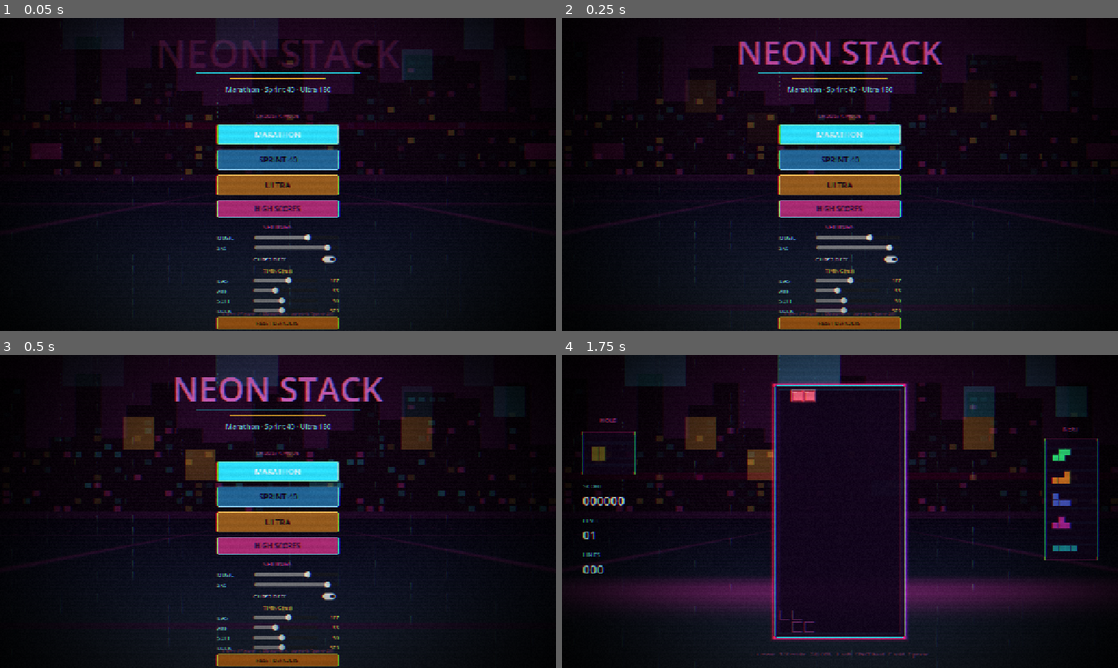
Above: before the commit, frames 1-4 (two rows, left to right).
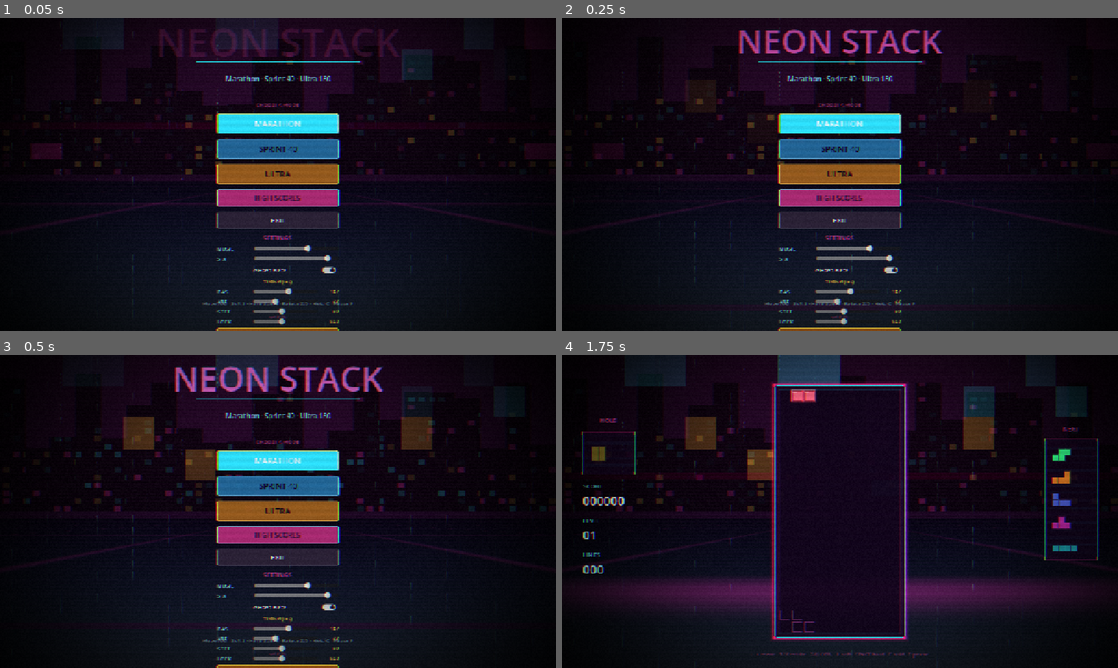
Above: after the commit, the same moments.

Repository: altraWeb/NeonStack
Game: Godot game, scene res://ui/main.tscn
Two runs of this game, one before a commit and one after it. Both use one fixed random seed, a clock stepped at 60 frames per second and the inputs below.
Inputs:
- Up to frame 1 (0.05 s): no input
- Up to frame 2 (0.25 s): no input
- Up to frame 3 (0.5 s): no input
- Up to frame 4 (1.75 s): hold D (move_right) 0.53-1.28 s; hold Space (hard_drop) 0.53-1.28 s; hold A (move_left) from 1.28 s (still down); tap C (hold) at 1.35 s

The runs differ from the first frame. In frame 1, 11% of the frame differs, in the area x 28-72%, y 3-100%; in frame 2, 12%; in frame 3, 12%, in the area x 31-69%, y 3-100%; in frame 4, nothing differs.
Error before the commit: Cannot call method 'set_input_as_handled' on a null value. (res://ui/title_screen.gd:137)
Error after the commit: Cannot call method 'set_input_as_handled' on a null value. (res://ui/title_screen.gd:152)

Commit message:
Ship Neon Stack v1.0.0 packaging: exit, version, controls, macOS export.
Add title EXIT/v1.0.0/controls hint, export preset + script, and release notes.

Diff:
--- a/project.godot
+++ b/project.godot
@@ -12,6 +12,7 @@
 
 config/name="Neon Stack"
 config/description="Cyberpunk guideline-inspired Tetris — Neon Stack"
+config/version="1.0.0"
 run/main_scene="res://ui/main.tscn"
 config/features=PackedStringArray("4.7", "Forward Plus")
 config/icon="res://icon.svg"
@@ -96,4 +97,5 @@
 [rendering]
 
 textures/canvas_textures/default_texture_filter=0
+textures/vram_compression/import_etc2_astc=true
 environment/defaults/default_clear_color=Color(0.04, 0.02, 0.08, 1)
--- a/ui/title_screen.gd
+++ b/ui/title_screen.gd
@@ -9,6 +9,8 @@
 @onready var sprint_btn: Button = %SprintButton
 @onready var ultra_btn: Button = %UltraButton
 @onready var scores_btn: Button = %ScoresButton
+@onready var exit_btn: Button = %ExitButton
+@onready var footer: Label = %Footer
 @onready var pulse_line: ColorRect = %PulseLine
 @onready var pulse_line_amber: ColorRect = %PulseLineAmber
 @onready var brand_ghost: Label = %BrandGhost
@@ -24,6 +26,9 @@
 	sprint_btn.pressed.connect(func(): start_pressed.emit(GameMode.sprint_40()))
 	ultra_btn.pressed.connect(func(): start_pressed.emit(GameMode.ultra_180()))
 	scores_btn.pressed.connect(func(): scores_pressed.emit())
+	exit_btn.pressed.connect(_quit)
+	var version := str(ProjectSettings.get_setting("application/config/version", "1.0.0"))
+	footer.text = "v%s" % version
 	marathon_btn.grab_focus()
 
 	# Pivot at stack center so scale punches from the title core
@@ -92,8 +97,12 @@
 	brand_ghost.add_theme_color_override("font_color", ghost)
 
 
+func _quit() -> void:
+	get_tree().quit()
+
+
 func _style_buttons() -> void:
-	for btn: Button in [marathon_btn, sprint_btn, ultra_btn, scores_btn]:
+	for btn: Button in [marathon_btn, sprint_btn, ultra_btn, scores_btn, exit_btn]:
 		var normal := StyleBoxFlat.new()
 		normal.bg_color = Color(0.72, 0.18, 0.48, 0.9)
 		normal.set_corner_radius_all(2)
@@ -130,6 +139,12 @@
 	ultra_normal.border_color = Color(0.95, 0.75, 0.35, 0.9)
 	ultra_btn.add_theme_stylebox_override("normal", ultra_normal)
 
+	var exit_normal := marathon_btn.get_theme_stylebox("normal").duplicate() as StyleBoxFlat
+	exit_normal.bg_color = Color(0.18, 0.14, 0.22, 0.9)
+	exit_normal.border_color = Color(0.55, 0.5, 0.6, 0.7)
+	exit_btn.add_theme_stylebox_override("normal", exit_normal)
+	exit_btn.add_theme_color_override("font_color", Color(0.85, 0.8, 0.9, 1))
+
 
 func _unhandled_input(event: InputEvent) -> void:
 	if event.is_action_pressed("ui_confirm") or event.is_action_pressed("hard_drop"):
--- a/ui/title_screen.tscn
+++ b/ui/title_screen.tscn
@@ -20,9 +20,9 @@
 anchor_right = 0.5
 anchor_bottom = 0.5
 offset_left = -320.0
-offset_top = -300.0
+offset_top = -320.0
 offset_right = 320.0
-offset_bottom = 320.0
+offset_bottom = 340.0
 grow_horizontal = 2
 grow_vertical = 2
 theme_override_constants/separation = 12
@@ -126,12 +126,40 @@
 theme_override_font_sizes/font_size = 16
 text = "HIGH SCORES"
 
+[node name="ExitButton" type="Button" parent="Center"]
+unique_name_in_owner = true
+custom_minimum_size = Vector2(280, 36)
+layout_mode = 2
+size_flags_horizontal = 4
+theme_override_font_sizes/font_size = 15
+text = "EXIT"
+
 [node name="SettingsPanel" parent="Center" instance=ExtResource("2_settings")]
 custom_minimum_size = Vector2(280, 0)
 layout_mode = 2
 size_flags_horizontal = 4
 
+[node name="ControlsHint" type="Label" parent="."]
+unique_name_in_owner = true
+layout_mode = 1
+anchors_preset = 7
+anchor_left = 0.5
+anchor_top = 1.0
+anchor_right = 0.5
+anchor_bottom = 1.0
+offset_left = -420.0
+offset_top = -72.0
+offset_right = 420.0
+offset_bottom = -44.0
+grow_horizontal = 2
+grow_vertical = 0
+theme_override_colors/font_color = Color(0.7, 0.85, 0.95, 0.55)
+theme_override_font_sizes/font_size = 12
+text = "Move A/D · Soft S · Hard Space · Rotate Z/X · Hold C · Pause P"
+horizontal_alignment = 1
+
 [node name="Footer" type="Label" parent="."]
+unique_name_in_owner = true
 layout_mode = 1
 anchors_preset = 7
 anchor_left = 0.5
@@ -139,12 +167,12 @@
 anchor_right = 0.5
 anchor_bottom = 1.0
 offset_left = -260.0
-offset_top = -48.0
+offset_top = -40.0
 offset_right = 260.0
-offset_bottom = -16.0
+offset_bottom = -12.0
 grow_horizontal = 2
 grow_vertical = 0
 theme_override_colors/font_color = Color(1, 0.3, 0.7, 0.45)
 theme_override_font_sizes/font_size = 12
-text = "Enter / Space → Marathon · or pick Sprint 40"
+text = "v1.0.0"
 horizontal_alignment = 1
Not shown, added: export_presets.cfg
Not shown, added: tests/test_end_screen_flow.gd.uid
Not shown, added: tests/test_game_mode.gd.uid
Not shown, added: tests/test_mode_highscores.gd.uid
Not shown, added: tests/test_screen_swap.gd.uid
Not shown, added: tests/test_settings_feel.gd.uid
Not shown, added: tests/test_sprint_mode.gd.uid
Not shown, added: tests/test_ultra_mode.gd.uid
Not shown, added: tools/sprint_long_repro.gd.uid
Not shown, added: tools/sprint_repro.gd.uid
Not shown, added: tools/sprint_scene_repro.gd.uid
Not shown, added: tools/sprint_transition_repro.gd.uid
(and 6 more such lines)
